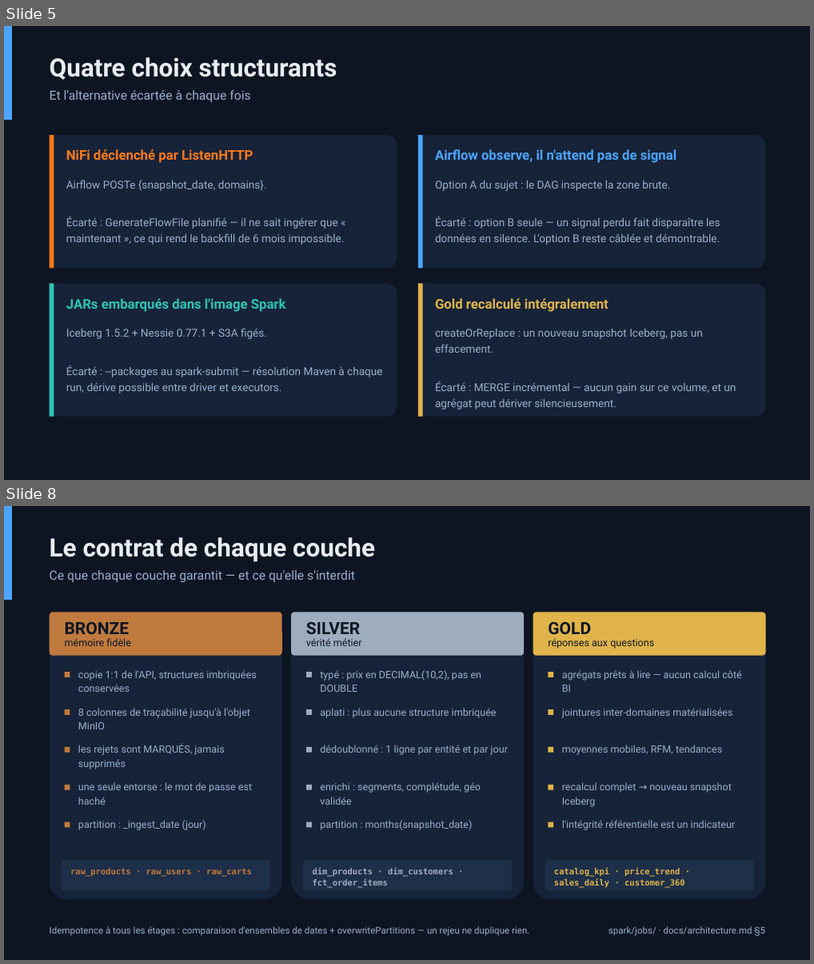
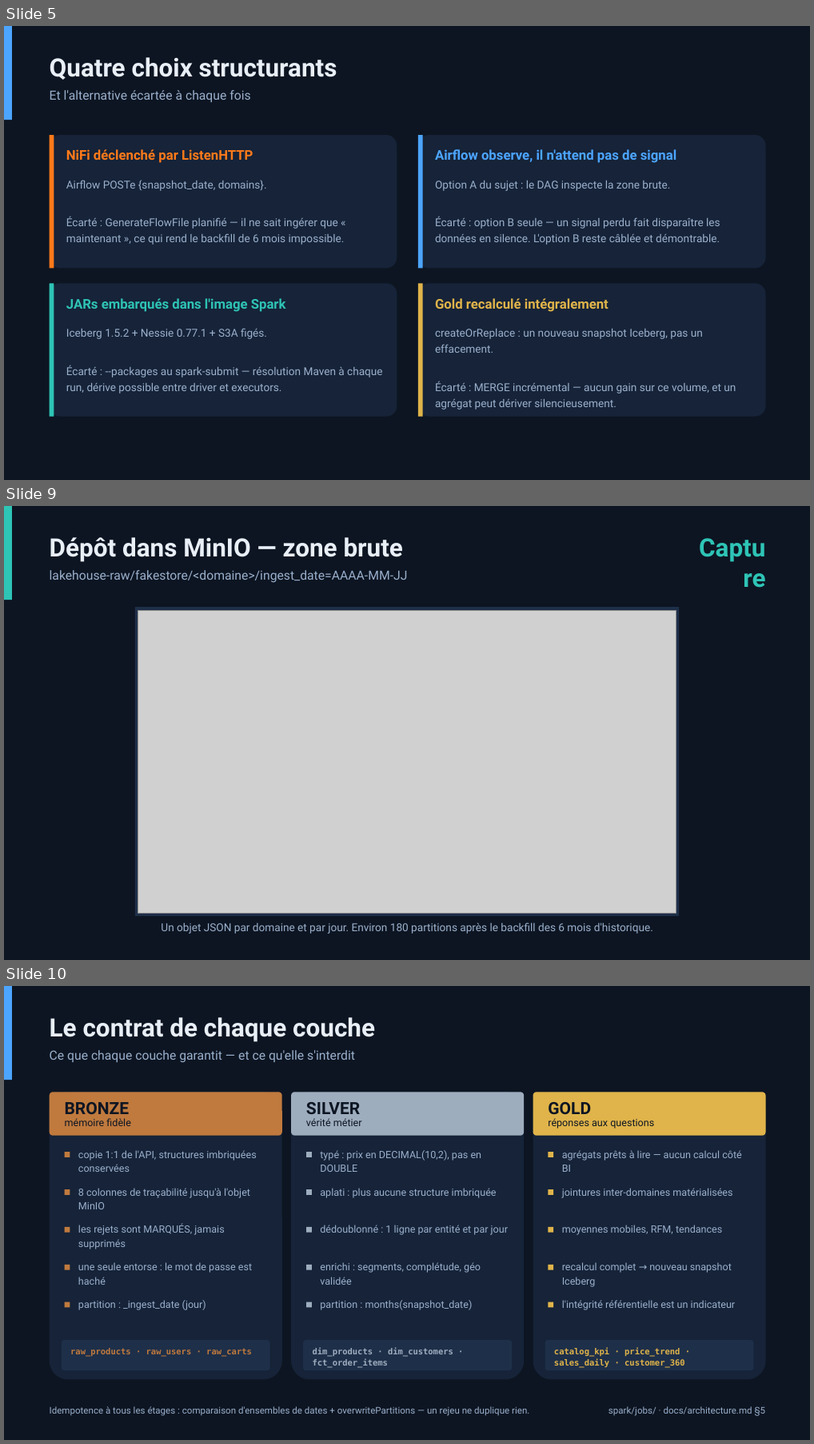
Before and after one commit to makabamegane-eng/dit-lakehouse-nifi-fakestore, a slide deck: slides/soutenance_lakehouse_nifi.pptx. Shown one above the other, each under a label of ours: slides 5 and 8 before the commit, slides 5, 9 and 10 after it; the slides between them are not shown. The pictures are 814x964 and 814x1444 pixels, drawn with LibreOffice and Linux fonts; fonts in the diff are those of the drawing; grey boxes stand for pictures. Boxes give left, top, right and bottom in pixels: in the first picture for what was removed or moved away, otherwise in the second. Text is boxed around its words. In the diff, an @@ line names an element or a change of style, - is before the commit and + after.

```diff
--- a/slides/soutenance_lakehouse_nifi.pptx
+++ b/slides/soutenance_lakehouse_nifi.pptx
@@ slide 9 added at (4, 506, 810, 960), background #0D1522 @@
@@ rectangle added at (4, 506, 12, 600), fill #2EC4B6 @@
@@ text added at (50, 537, 403, 562), 30 pt, text #E9EFF7, bold @@
+Dépôt dans MinIO — zone brute
@@ text added at (694, 532, 766, 562), 30 pt, text #2EC4B6, bold @@
+Capture
@@ text added at (50, 570, 408, 582), 15 pt, text #9AB0CC @@
+lakehouse-raw/fakestore/<domaine>/ingest_date=AAAA-MM-JJ
@@ rectangle added at (135, 607, 680, 916), fill #1E2F49 @@
@@ picture added at (138, 610, 677, 913) @@
@@ text added at (161, 922, 654, 933), 13 pt, text #9AB0CC @@
+Un objet JSON par domaine et par jour. Environ 180 partitions après le backfill des 6 mois d'historique.
@@ what was slide 8 is now slide 10 @@
```
Also in this commit, not shown: 5 slides changed, 6 other slides added, 1 slide removed, 12 other files.
